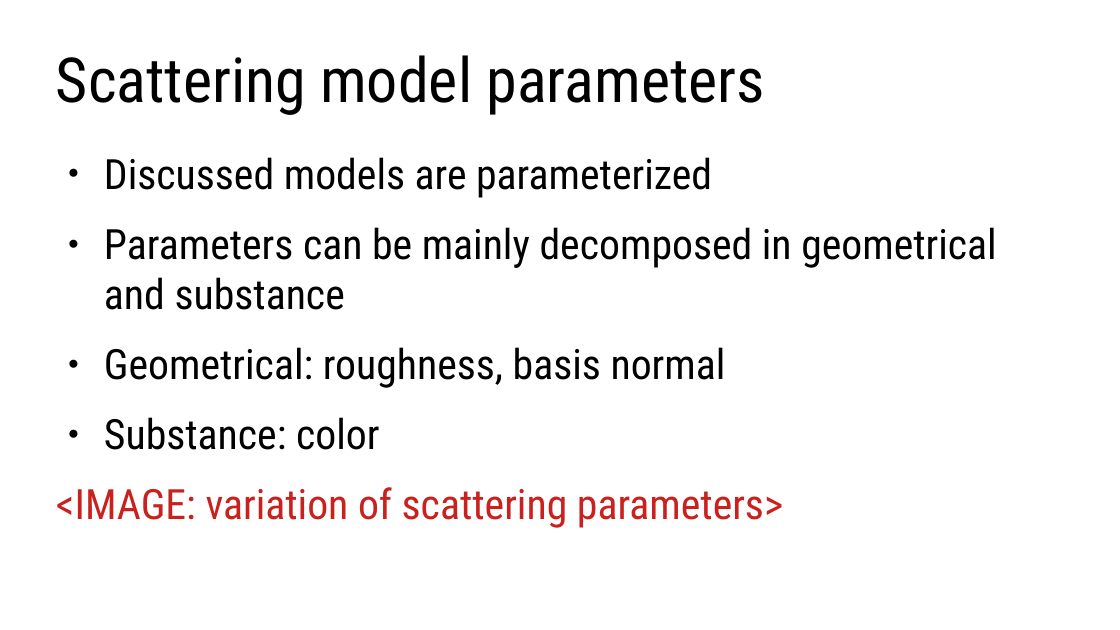
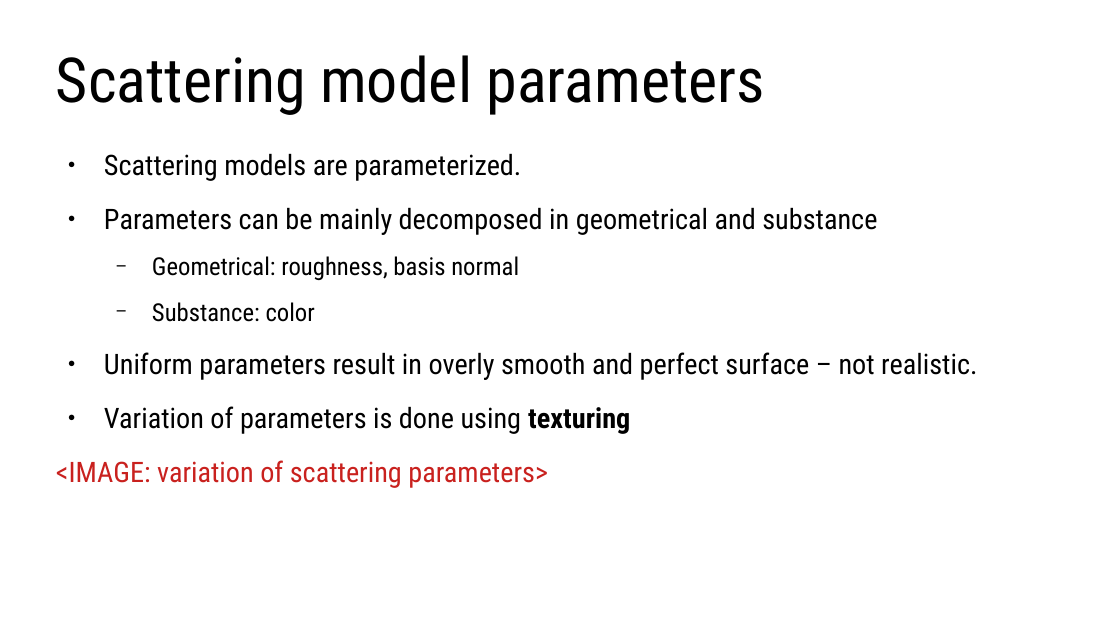
Before and after one commit to lorentzo/IntroductionToComputerGraphics, a slide deck: slide 24 of lectures/3_foundations_3d_scene/3_2_2_3D_models_material.odp (slide 22 before the commit). Drawn at 1120x630 pixels with LibreOffice and Linux fonts; fonts in the diff are those of the drawing. Boxes give left, top, right and bottom in pixels: in the first picture for what was removed or moved away, otherwise in the second. Text is boxed around its words. In the diff, an @@ line names an element or a change of style, - is before the commit and + after.

```diff
--- a/lectures/3_foundations_3d_scene/3_2_2_3D_models_material.odp
+++ b/lectures/3_foundations_3d_scene/3_2_2_3D_models_material.odp
@@ text at [104, 153, 521, 181]: text changed; size 29.6 to 20 pt @@
-● Discussed models are parameterized
+● Scattering models are parameterized.
@@ text at [56, 207, 877, 488]: size 29.6 to 20 pt in "Parameters can be mainly decomposed in geometrical ...", "<IMAGE: variation of scattering parameters>"; size 29.6 to 17.5 pt in "Geometrical: roughness, basis normal", "Substance: color"; bullet ● to −; list level 1 to 2 in "Geometrical: roughness, basis normal"; list level 1 to 2 in "Substance: color" @@
@@ text at [104, 352, 977, 434]: paragraphs added @@
+● Uniform parameters result in overly smooth and perfect surface – not realistic.
+● Variation of parameters is done using texturing
```
Also in this commit, not shown: 8 other slides changed, 20 slides added, 1 slide removed, 1 other file.
